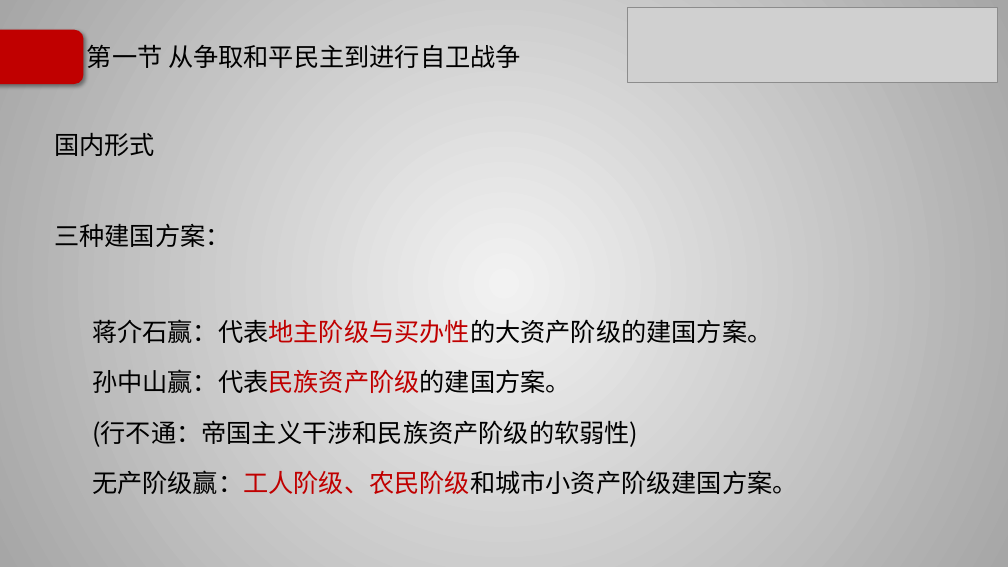
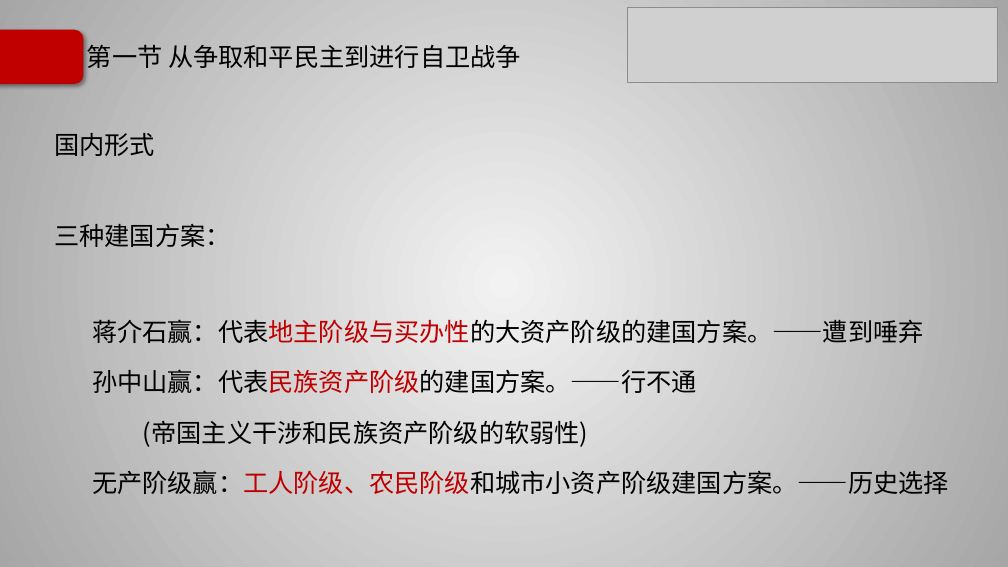
Before and after one commit to Call-me-zhy/tangtang, a slide deck: slide 81 of 5 中国近现代史纲要/课件/中国近现代史纲要精讲6.pptx. Drawn at 1008x567 pixels with LibreOffice and Linux fonts; fonts in the diff are those of the drawing; grey boxes stand for pictures; background and template pictures are left out. Boxes give left, top, right and bottom in pixels: in the first picture for what was removed or moved away, otherwise in the second. Text is boxed around its words. In the diff, an @@ line names an element or a change of style, - is before the commit and + after.

```diff
--- a/5 中国近现代史纲要/课件/中国近现代史纲要精讲6.pptx
+++ b/5 中国近现代史纲要/课件/中国近现代史纲要精讲6.pptx
@@ text at (x1=92, y1=319, x2=949, y2=494): text changed @@
-  蒋介石赢：代表地主阶级与买办性的大资产阶级的建国方案。
-  孙中山赢：代表民族资产阶级的建国方案。
-  (行不通：帝国主义干涉和民族资产阶级的软弱性)
-  无产阶级赢：工人阶级、农民阶级和城市小资产阶级建国方案。
+  蒋介石赢：代表地主阶级与买办性的大资产阶级的建国方案。——遭到唾弃
+  孙中山赢：代表民族资产阶级的建国方案。——行不通
+  (帝国主义干涉和民族资产阶级的软弱性)
+  无产阶级赢：工人阶级、农民阶级和城市小资产阶级建国方案。——历史选择
```
Also in this commit, not shown: 11 other slides changed, 7 other files.
